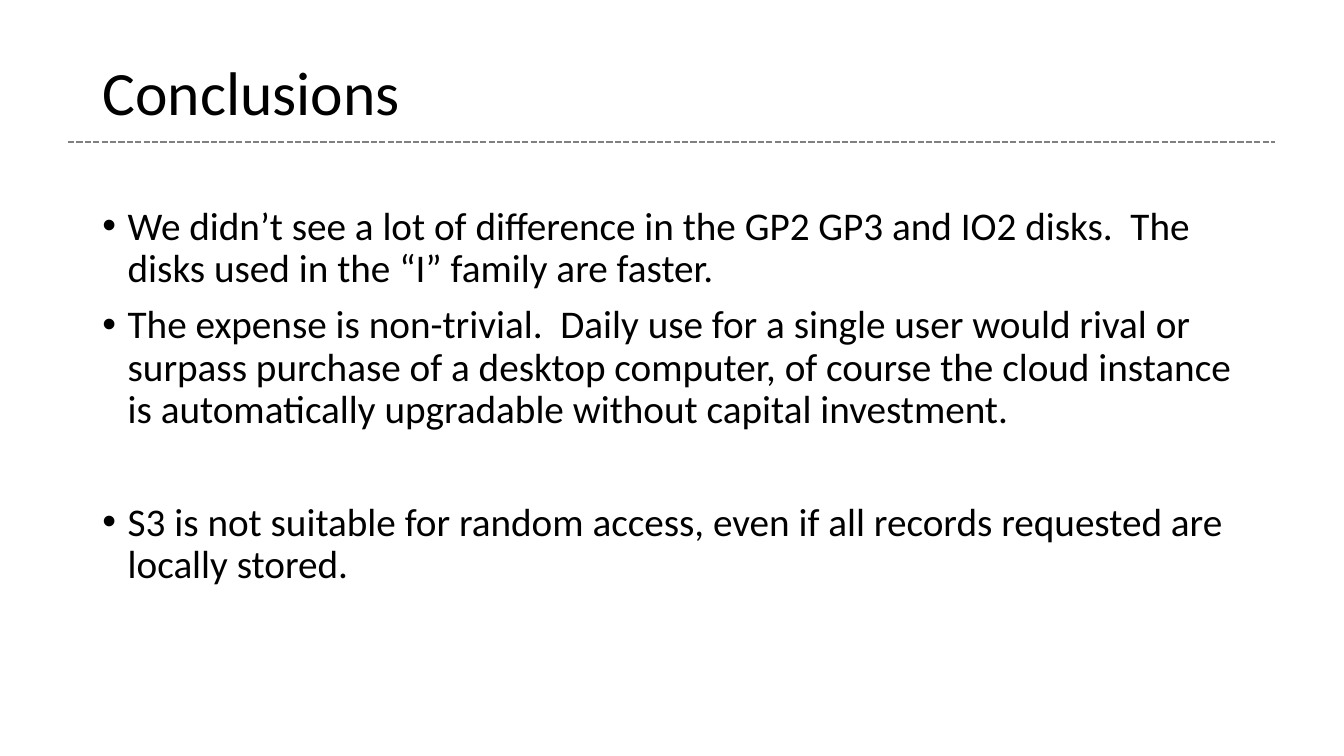
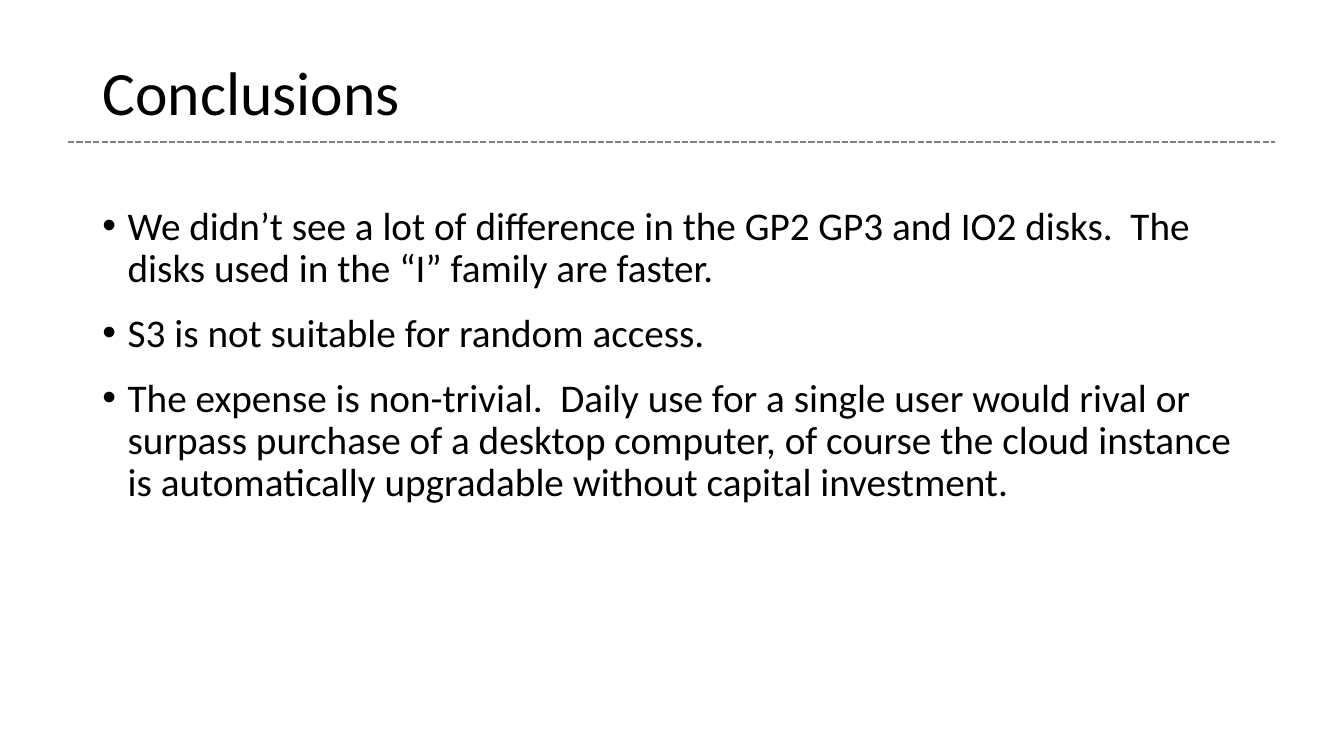
Before and after one commit to glenntu15/BuildVoterDatabase, a slide deck: slide 23 of Proj_presentation.pptx. Drawn at 1344x756 pixels with LibreOffice and Linux fonts; fonts in the diff are those of the drawing. Boxes give left, top, right and bottom in pixels: in the first picture for what was removed or moved away, otherwise in the second. Text is boxed around its words. In the diff, an @@ line names an element or a change of style, - is before the commit and + after.

Commit message:
final updates to slides

```diff
--- a/Proj_presentation.pptx
+++ b/Proj_presentation.pptx
@@ text at [128,212,1230,503]: more space between paragraphs @@
@@ text at [128,319,705,348]: paragraph added @@
+• S3 is not suitable for random access.
@@ text at [128,508,1222,585]: paragraph removed @@
-• S3 is not suitable for random access, even if all records requested are locally stored.
```
Also in this commit, not shown: 2 other slides changed.
